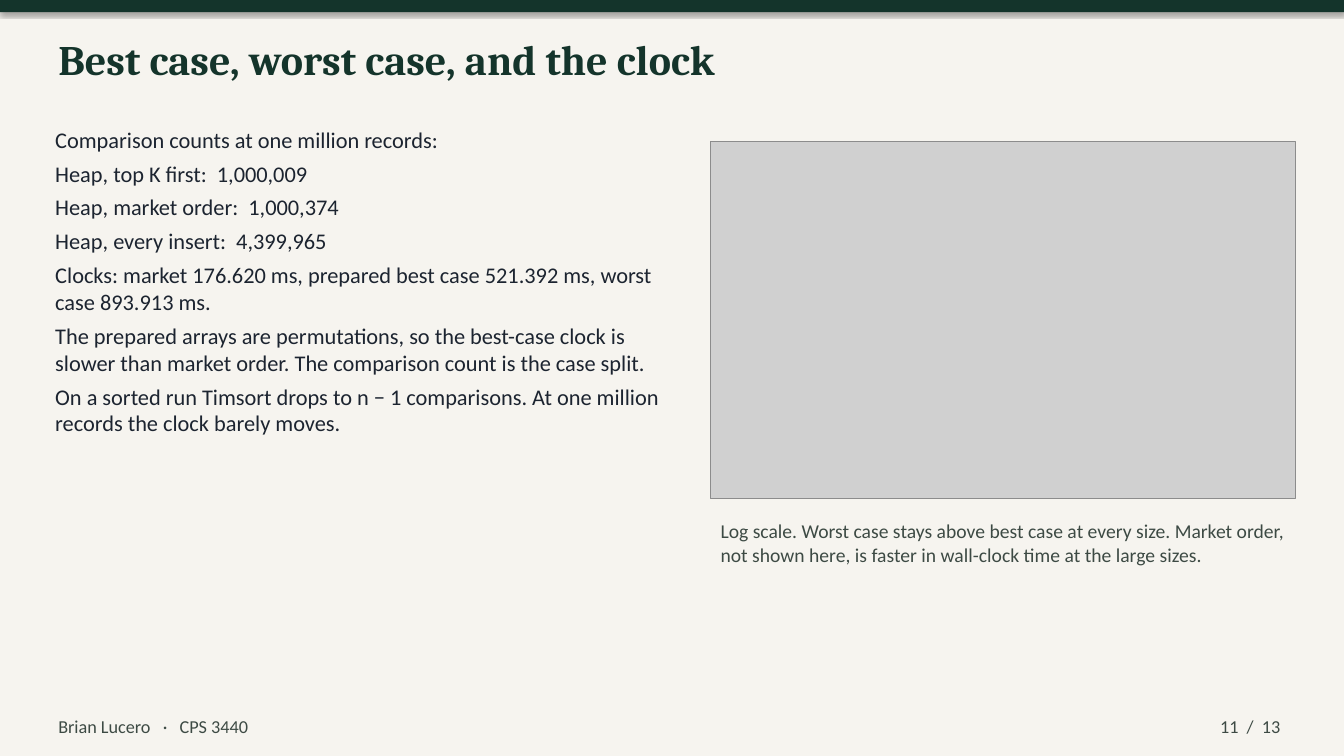
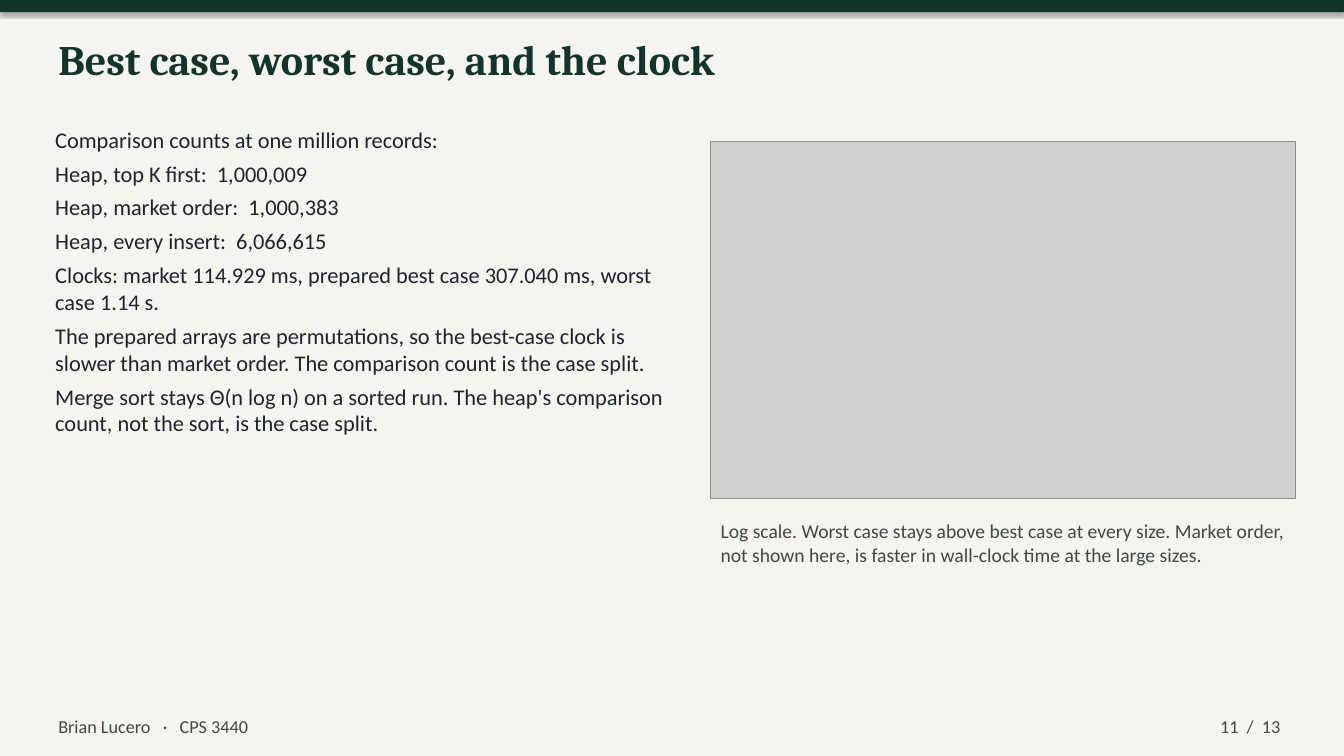
Before and after one commit to aashish000000/CPS3440-Stock-Algorithm-Analyzer, a slide deck: slide 11 of presentation/CPS3440-Stock-Algorithm-Analyzer.pptx. Drawn at 1344x756 pixels with LibreOffice and Linux fonts; fonts in the diff are those of the drawing; grey boxes stand for pictures. Boxes give left, top, right and bottom in pixels: in the first picture for what was removed or moved away, otherwise in the second. Text is boxed around its words. In the diff, an @@ line names an element or a change of style, - is before the commit and + after.

```diff
--- a/presentation/CPS3440-Stock-Algorithm-Analyzer.pptx
+++ b/presentation/CPS3440-Stock-Algorithm-Analyzer.pptx
@@ text at box(55, 199, 652, 310): text changed @@
-Heap, market order: 1,000,374
-Heap, every insert: 4,399,965
-Clocks: market 176.620 ms, prepared best case 521.392 ms, worst case 893.913 ms.
+Heap, market order: 1,000,383
+Heap, every insert: 6,066,615
+Clocks: market 114.929 ms, prepared best case 307.040 ms, worst case 1.14 s.
@@ text at box(55, 389, 662, 435): text changed @@
-On a sorted run Timsort drops to n − 1 comparisons. At one million records the clock barely moves.
+Merge sort stays Θ(n log n) on a sorted run. The heap's comparison count, not the sort, is the case split.
```
Also in this commit, not shown: 9 other slides changed, 31 other files.
